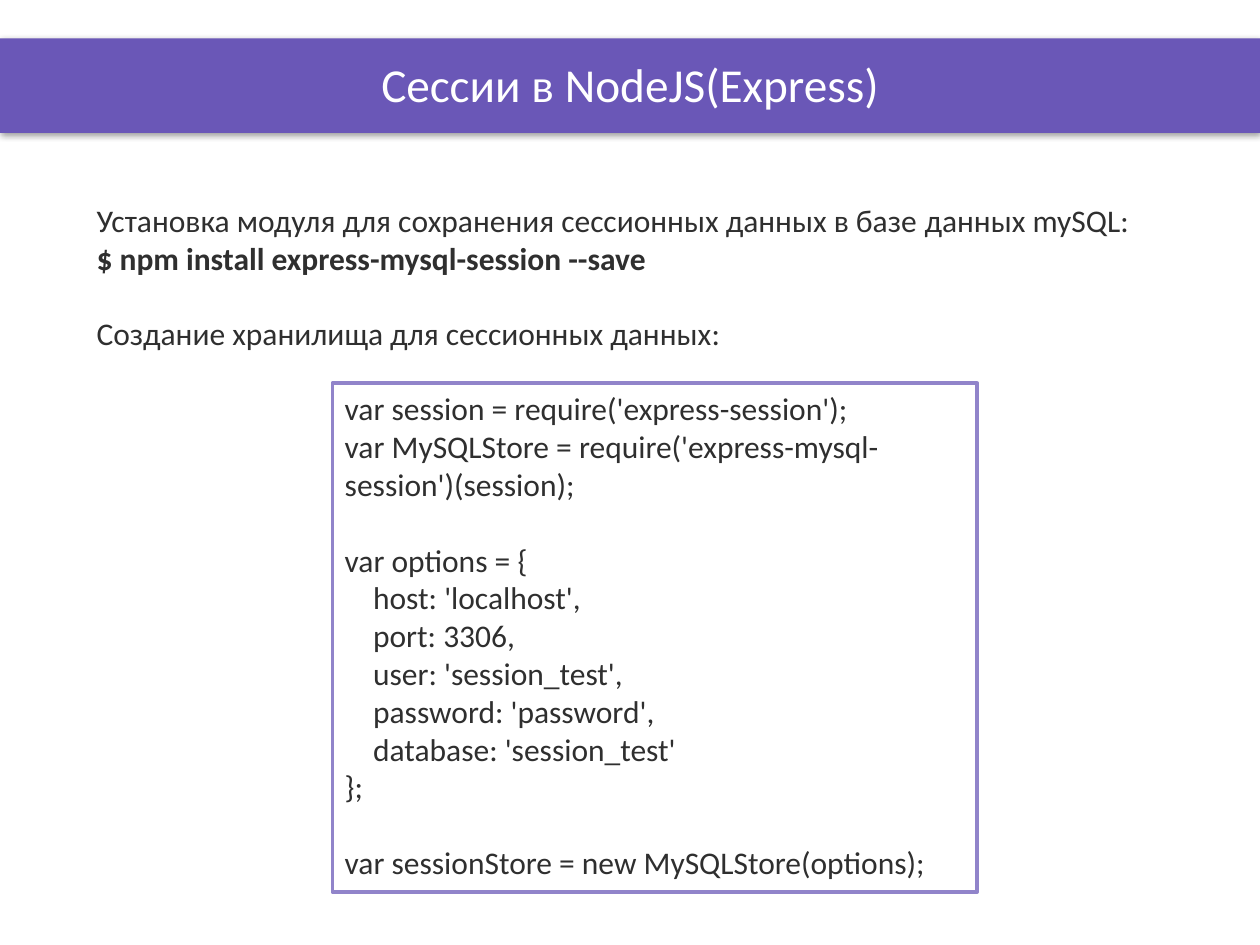
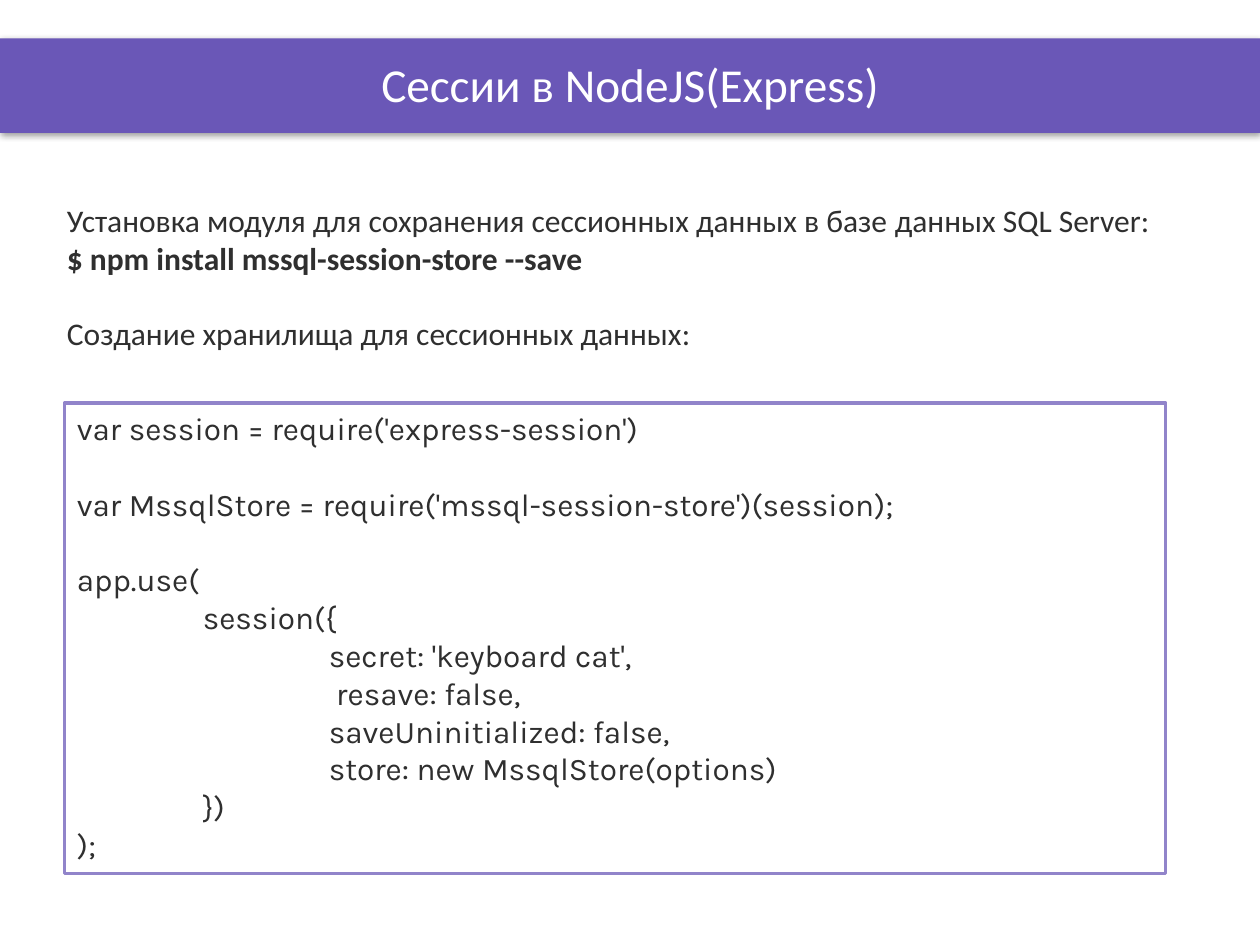
Before and after one commit to SvitlanaTimofeyeva/test, a slide deck: slide 5 of lesson_007/Presentation/sessions_cookies.pptx. Drawn at 1260x945 pixels with LibreOffice and Linux fonts; fonts in the diff are those of the drawing; background and template pictures are left out. Boxes give left, top, right and bottom in pixels: in the first picture for what was removed or moved away, otherwise in the second. Text is boxed around its words. In the diff, an @@ line names an element or a change of style, - is before the commit and + after.

```diff
--- a/lesson_007/Presentation/sessions_cookies.pptx
+++ b/lesson_007/Presentation/sessions_cookies.pptx
@@ text "Установка модуля для сохранения сессионных ...": place and size @@
-text "Установка модуля для сохранения сессионных ..." at bbox=[97, 210, 1129, 350]
+text "Установка модуля для сохранения сессионных ..." at bbox=[67, 210, 1149, 350]
@@ text at bbox=[67, 210, 1149, 275]: text changed @@
-Установка модуля для сохранения сессионных данных в базе данных mySQL: $ npm install express-mysql-session --save
+Установка модуля для сохранения сессионных данных в базе данных SQL Server: $ npm install mssql-session-store --save
@@ rectangle "var session = require('express-session')": place and size @@
-rectangle "var session = require('express-session')" at bbox=[333, 383, 978, 892]
+rectangle "var session = require('express-session')" at bbox=[64, 403, 1166, 874]
@@ text in rectangle at bbox=[77, 417, 894, 788]: text changed; font Calibri to Karla @@
-var session = require('express-session');
-var MySQLStore = require('express-mysql-session')(session);
-var options = {
-host: 'localhost',
-port: 3306,
-user: 'session_test',
-password: 'password',
-database: 'session_test'
-};
-var sessionStore = new MySQLStore(options);
+var session = require('express-session')
+var MssqlStore = require('mssql-session-store')(session);
+app.use(
+session({
+    secret: 'keyboard cat',
+    resave: false,
+    saveUninitialized: false,
+    store: new MssqlStore(options)
+})
+);
```
Also in this commit, not shown: 42 other files.
